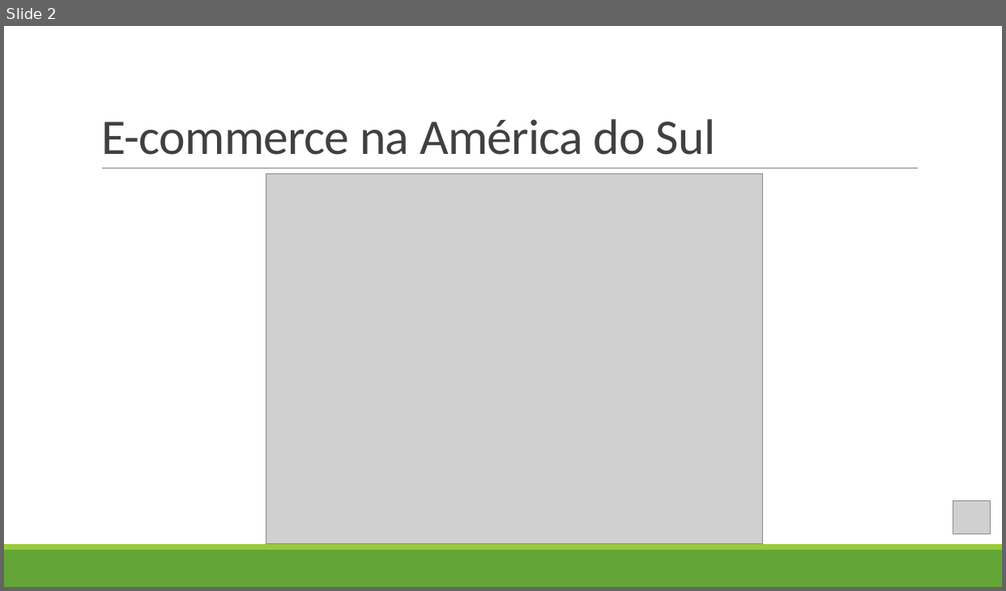
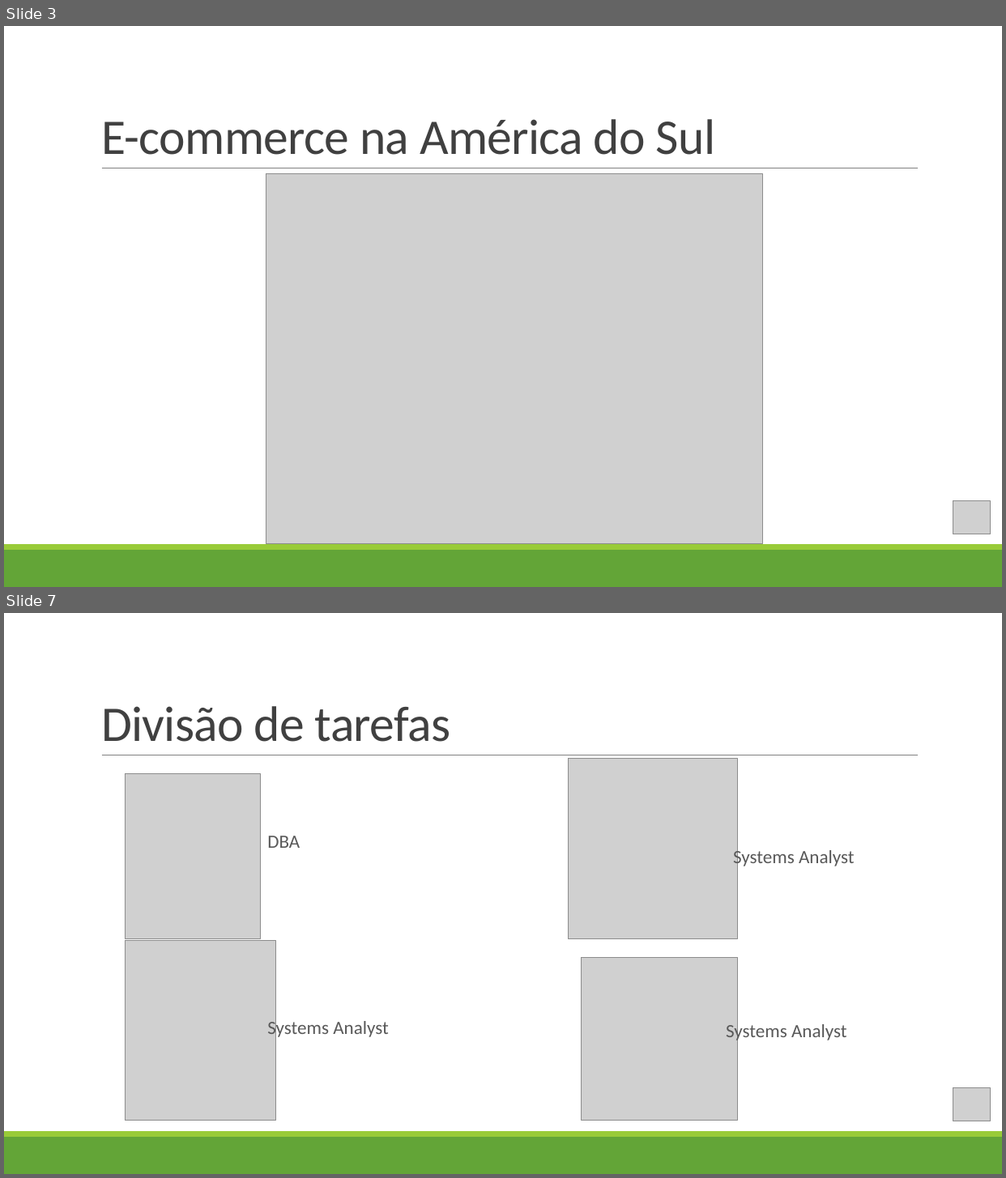
Before and after one commit to wendreof/MI, a slide deck: Documentation/PI/Apresentação.pptx. Shown one above the other, each under a label of ours: slide 2 before the commit, slides 3 and 7 after it; the slides between them are not shown. The pictures are 1006x591 and 1006x1178 pixels, drawn with LibreOffice and Linux fonts; fonts in the diff are those of the drawing; grey boxes stand for pictures. Boxes give left, top, right and bottom in pixels: in the first picture for what was removed or moved away, otherwise in the second. Text is boxed around its words. In the diff, an @@ line names an element or a change of style, - is before the commit and + after.

Commit message:
Update PPTX..

```diff
--- a/Documentation/PI/Apresentação.pptx
+++ b/Documentation/PI/Apresentação.pptx
@@ slide 7 added at [4, 613, 1002, 1174], background #FFFFFF; not listed: 3 template elements that a slide beside it also shows @@
@@ title added at [101, 706, 450, 742], 48 pt, text #404040 @@
+Divisão de tarefas
@@ picture added at [569, 758, 738, 939] @@
@@ picture added at [126, 774, 260, 939] @@
@@ text added at [267, 836, 300, 848], 18 pt, text #595959 @@
+DBA
@@ text added at [733, 848, 854, 869], 18 pt, text #595959 @@
+Systems Analyst
@@ picture added at [126, 941, 276, 1121] @@
@@ picture added at [582, 957, 738, 1121] @@
@@ text added at [267, 1019, 389, 1040], 18 pt, text #595959 @@
+Systems Analyst
@@ text added at [726, 1022, 847, 1043], 18 pt, text #595959 @@
+Systems Analyst
@@ picture added at [953, 1088, 991, 1122] @@
@@ what was slide 2 is now slide 3 @@
```
Also in this commit, not shown: 3 slides changed, 1 other slide added.
